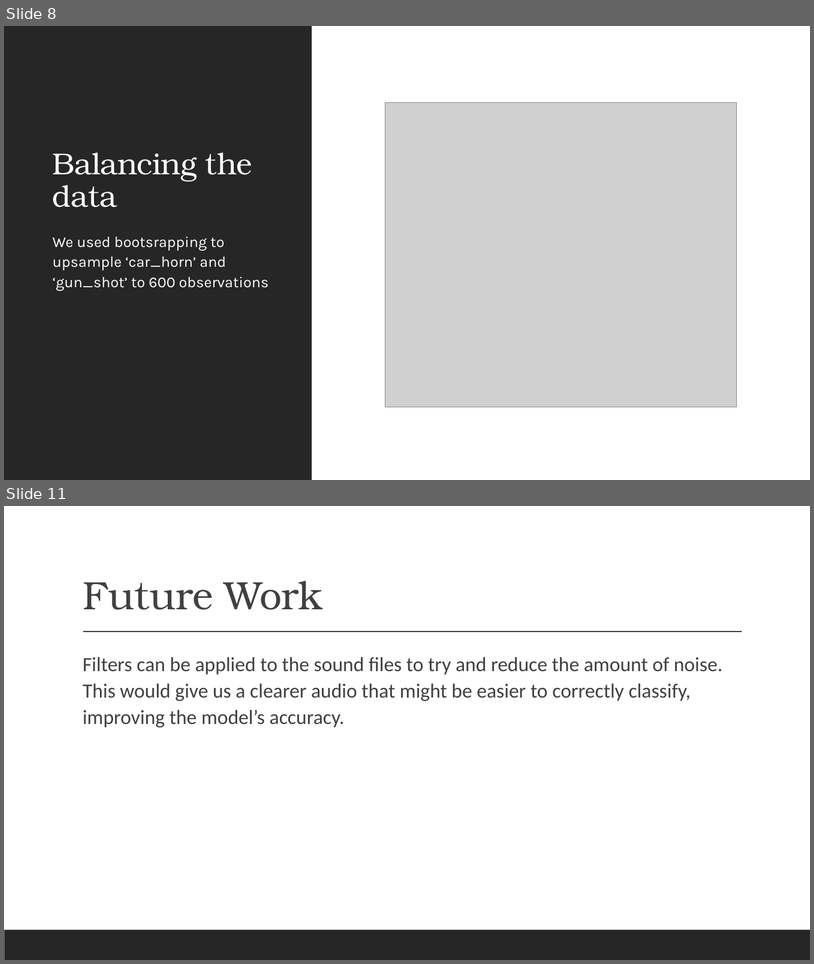
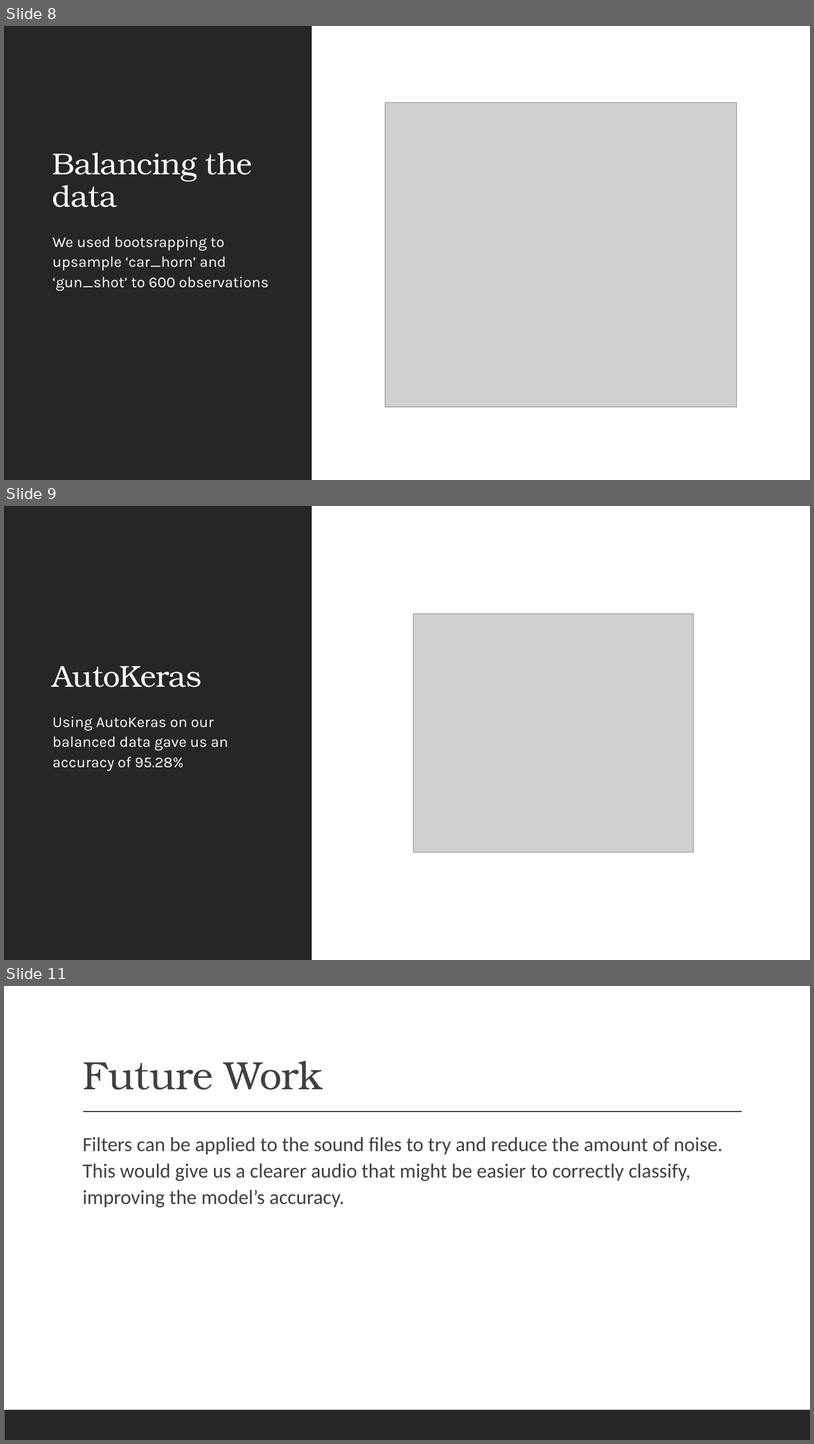
Before and after one commit to ronaldpacheco/Urban-Sound-Classification, a slide deck: Final/Urban Sound Classification.pptx. Shown one above the other, each under a label of ours: slides 8 and 11 before the commit, slides 8, 9 and 11 after it; the slides between them are not shown. The pictures are 814x964 and 814x1444 pixels, drawn with LibreOffice and Linux fonts; fonts in the diff are those of the drawing; grey boxes stand for pictures. Boxes give left, top, right and bottom in pixels: in the first picture for what was removed or moved away, otherwise in the second. Text is boxed around its words. In the diff, an @@ line names an element or a change of style, - is before the commit and + after.

```diff
--- a/Final/Urban Sound Classification.pptx
+++ b/Final/Urban Sound Classification.pptx
@@ slide 9 added at bbox=[4, 506, 810, 960], background #FFFFFF; not listed: 1 template element that a slide beside it also shows @@
@@ picture added at bbox=[414, 613, 694, 852] @@
@@ title added at bbox=[53, 666, 201, 687], 36 pt, text #FFFFFF @@
+AutoKeras
@@ text added at bbox=[53, 716, 228, 771], 18 pt, text #FFFFFF @@
+Using AutoKeras on our balanced data gave us an accuracy of 95.28%
```
Also in this commit, not shown: 1 slide changed, 1 slide removed, 3 other files.
